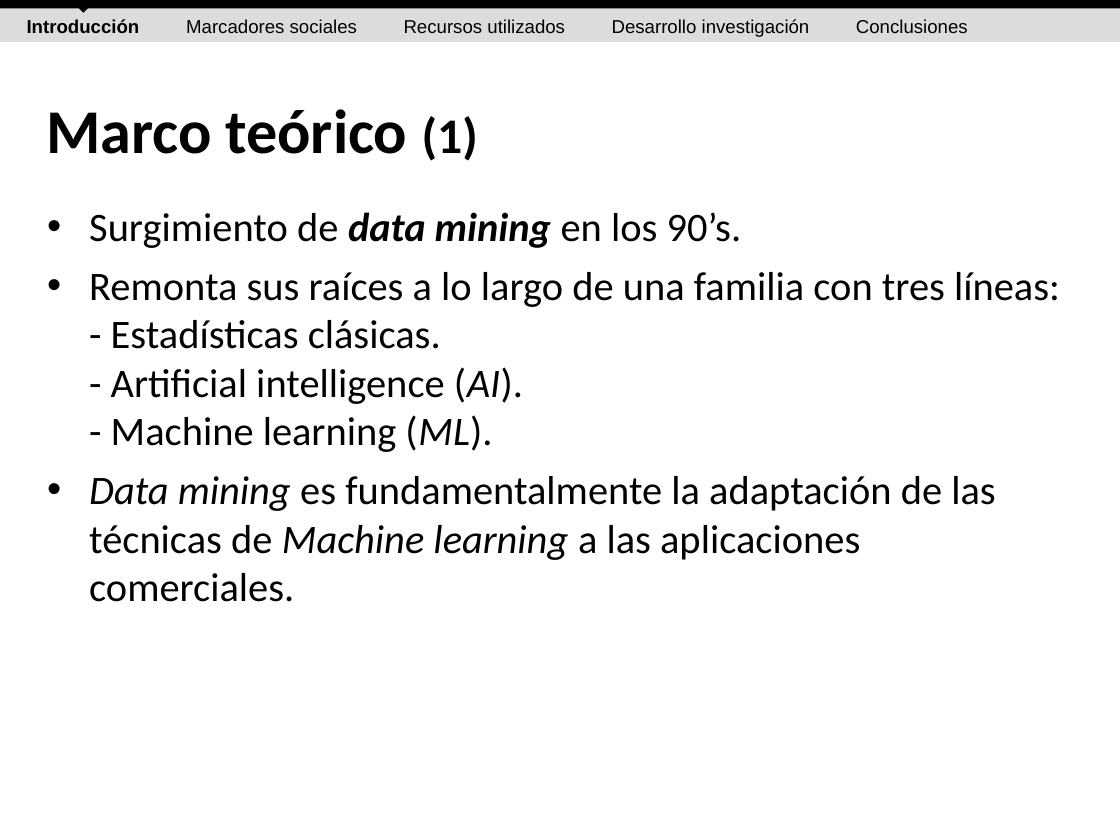
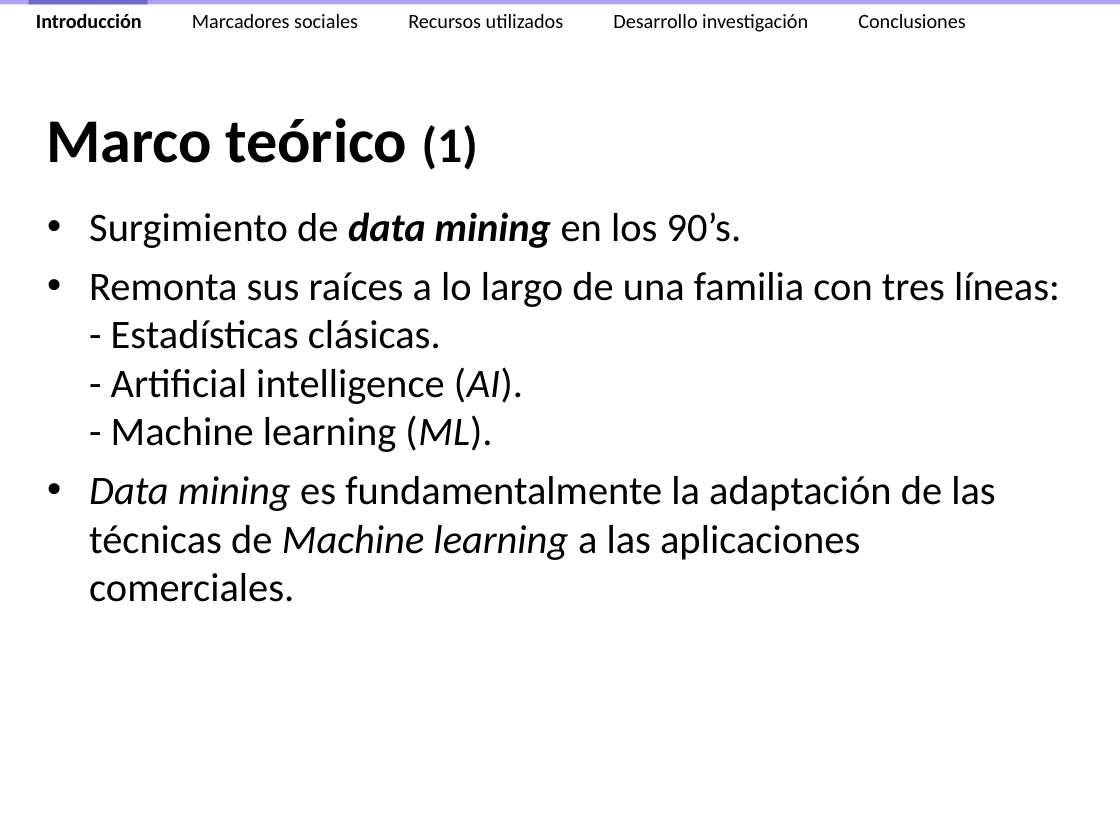
Before and after one commit to ak907kenai/nicotournetesis, a slide deck: slide 5 of docs_trunk/Presentación/Nicolás Tourné - Presentación Tesis (v2.2).ppt (slide 6 before the commit). Drawn at 1120x840 pixels with LibreOffice and Linux fonts; fonts in the diff are those of the drawing. Boxes give left, top, right and bottom in pixels: in the first picture for what was removed or moved away, otherwise in the second. Text is boxed around its words. In the diff, an @@ line names an element or a change of style, - is before the commit and + after.

```diff
--- a/docs_trunk/Presentación/Nicolás Tourné - Presentación Tesis (v2.2).ppt
+++ b/docs_trunk/Presentación/Nicolás Tourné - Presentación Tesis (v2.2).ppt
@@ rectangle: place and size @@
-rectangle at (0,0,1120,9)
+rectangle at (0,0,1120,4)
@@ rectangle at (0,0,1120,4): fill #000000 to #B2A2F8 @@
@@ rectangle removed at (0,7,1120,43) @@
@@ text "Introducción Marcadores sociales Recursos utilizados ...": place and size @@
-text "Introducción Marcadores sociales Recursos utilizados ..." at (27,19,968,37)
+text "Introducción Marcadores sociales Recursos utilizados ..." at (36,13,965,32)
@@ text "Introducción Marcadores sociales Recursos utilizados ..." at (36,13,965,32): size 12 to 13 pt, font Arial to Calibri @@
@@ rectangle added at (29,0,148,4), fill #6B6BCF @@
@@ flow chart merge removed at (75,2,93,11) @@
@@ title "Marco teórico (1)": place and size @@
-title "Marco teórico (1)" at (46,109,478,161)
+title "Marco teórico (1)" at (46,118,478,170)
```
Also in this commit, not shown: 75 other slides changed, 1 slide removed, 1 other file.
